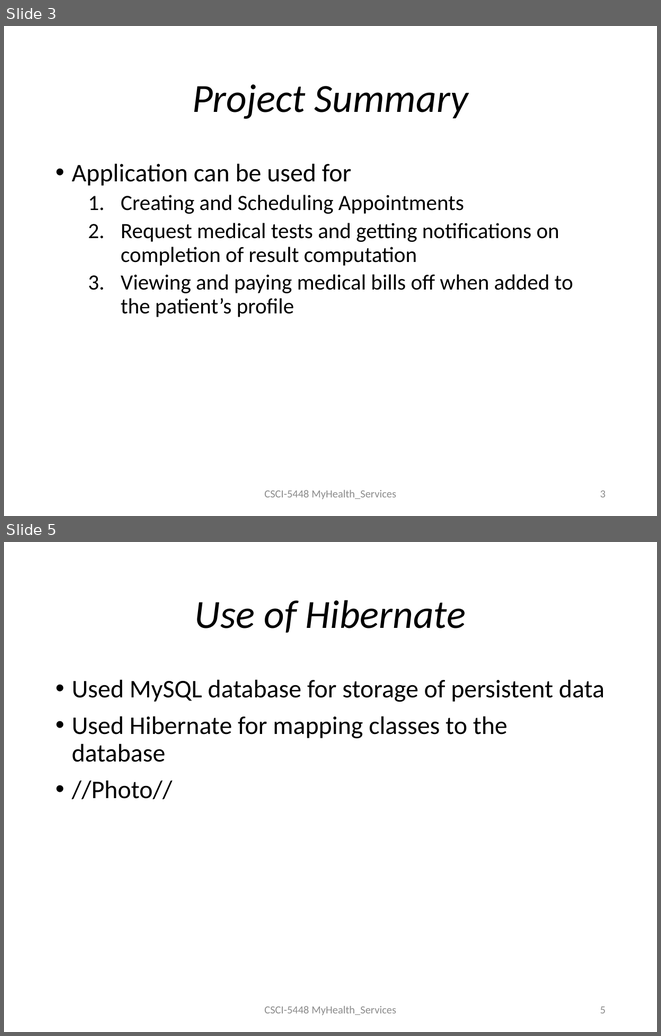
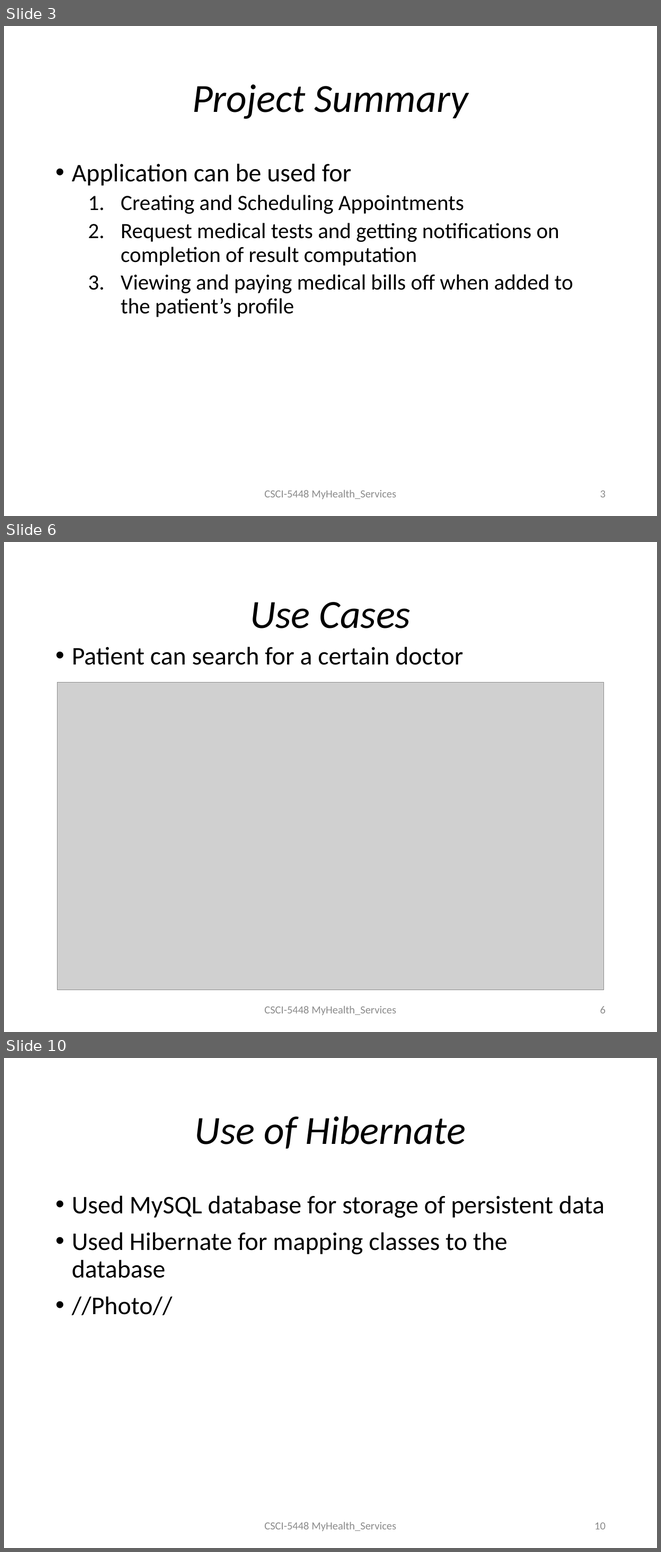
Before and after one commit to aarbac/MyHealth_Services, a slide deck: Presentation.pptx. Shown one above the other, each under a label of ours: slides 3 and 5 before the commit, slides 3, 6 and 10 after it; the slides between them are not shown. The pictures are 661x1036 and 661x1552 pixels, drawn with LibreOffice and Linux fonts; fonts in the diff are those of the drawing; grey boxes stand for pictures. Boxes give left, top, right and bottom in pixels: in the first picture for what was removed or moved away, otherwise in the second. Text is boxed around its words. In the diff, an @@ line names an element or a change of style, - is before the commit and + after.

Commit message:
Use cases added

```diff
--- a/Presentation.pptx
+++ b/Presentation.pptx
@@ slide 6 added at (4, 542, 657, 1032), background #FFFFFF @@
@@ title added at (250, 602, 411, 628), 44 pt, text #000000, italic @@
+Use Cases
@@ text added at (72, 646, 463, 665), 28 pt, text #000000 @@
+• Patient can search for a certain doctor
@@ picture added at (57, 682, 603, 989) @@
@@ text added at (264, 1006, 396, 1015), 12 pt, text #8C8C8C @@
+CSCI-5448 MyHealth_Services
@@ page number added at (600, 1006, 606, 1013), 12 pt, text #8C8C8C @@
+6
@@ what was slide 5 is now slide 10 @@
@@ page number at (594, 1522, 606, 1529): text changed @@
-5
+10
```
Also in this commit, not shown: 1 slide changed, 4 other slides added.
